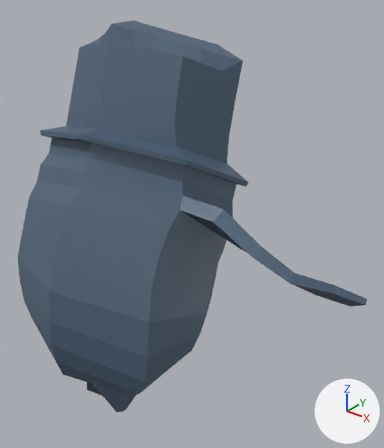
Renders of the FBX model HackNSlash0.5/Assets/Models/KnightStrafe.fbx from each side of a commit.
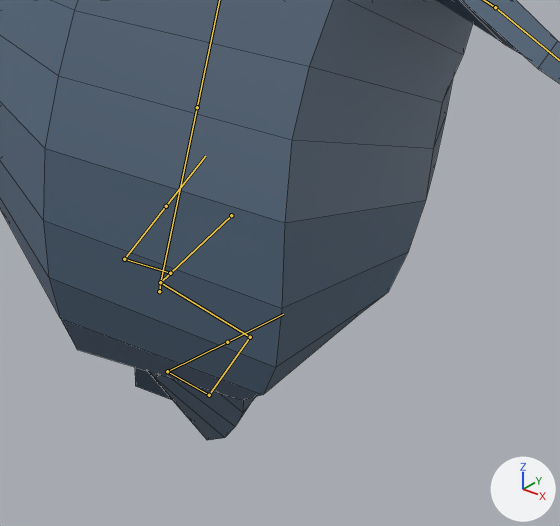
There are two pictures of each version: one whole from a 50 mm lens placed at (4.25, -3.49, 5.46), pointed at (0.38, 1.35, 2.47), one close up on the part from 8% to 68% of the width and 51% to 100% of the height. Every picture has the same lights, and +X, +Y and +Z are marked at lower right. Both versions are drawn at frame 1 of the action 'Armature|ArmatureAction.001'; the numbers are the values there. The bones that bend it are drawn over the model as lines in the close-ups. The close-ups show mesh edges as thin lines.
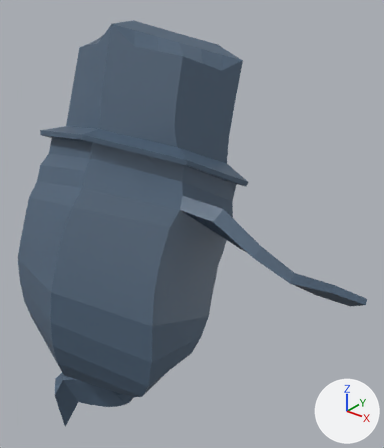
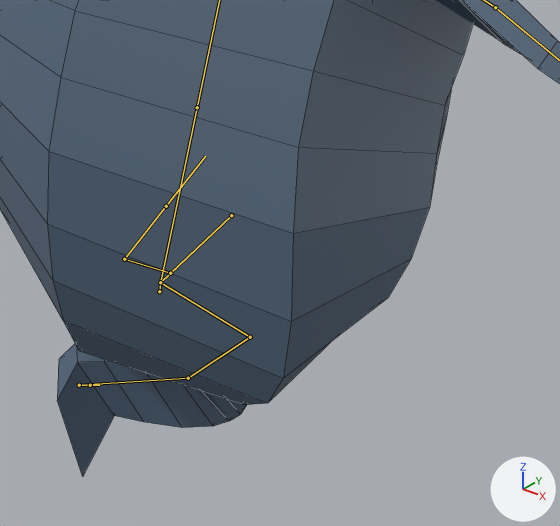
The change in detail:
Bone 'Bone.018' (bone_bone_018) turns from (14, -34, -15) to (28, -34, -33) degrees about its own x, y and z.
Bone 'Bone.019' (bone_bone_019) turns from (-21, -15, -33) to (40, 0, -48) degrees about its own x, y and z.
Bone 'Bone.020' (bone_bone_020) turns from (1, -1, -41) to (-15, 4, -22) degrees about its own x, y and z.

Boxes (x1, y1, x2, y2) around the edits, measured in the close-ups (560 x 526 px):
'Cube', posed: before (0, 0, 560, 440); after (0, 0, 560, 477)
bone 'Bone.018', root to tip: before (250, 337) to (209, 395); after (250, 337) to (188, 378)
bone 'Bone.019', root to tip: before (209, 395) to (167, 371); after (188, 378) to (79, 385)
bone 'Bone.020', root to tip: before (167, 371) to (227, 342); after (79, 385) to (90, 385)
